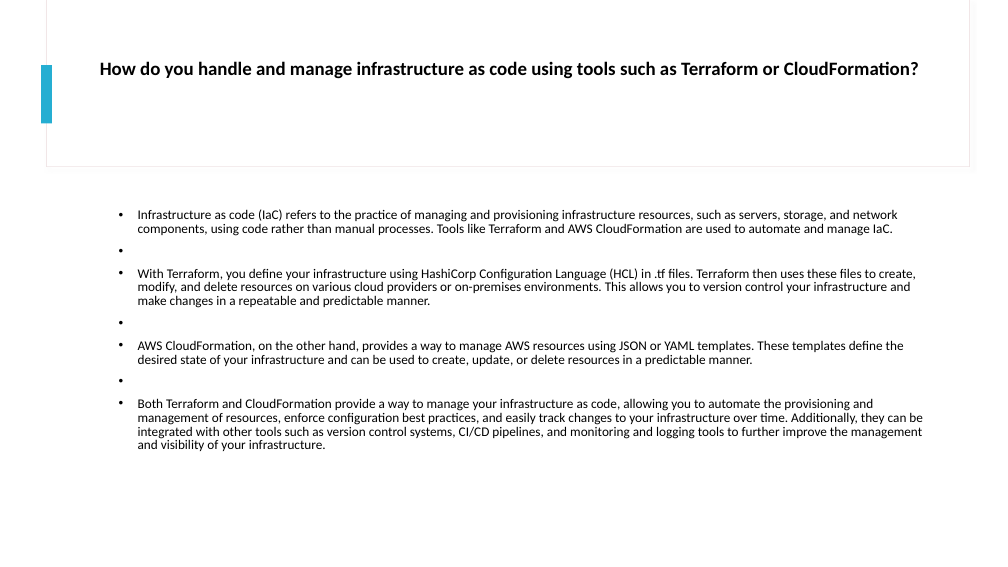
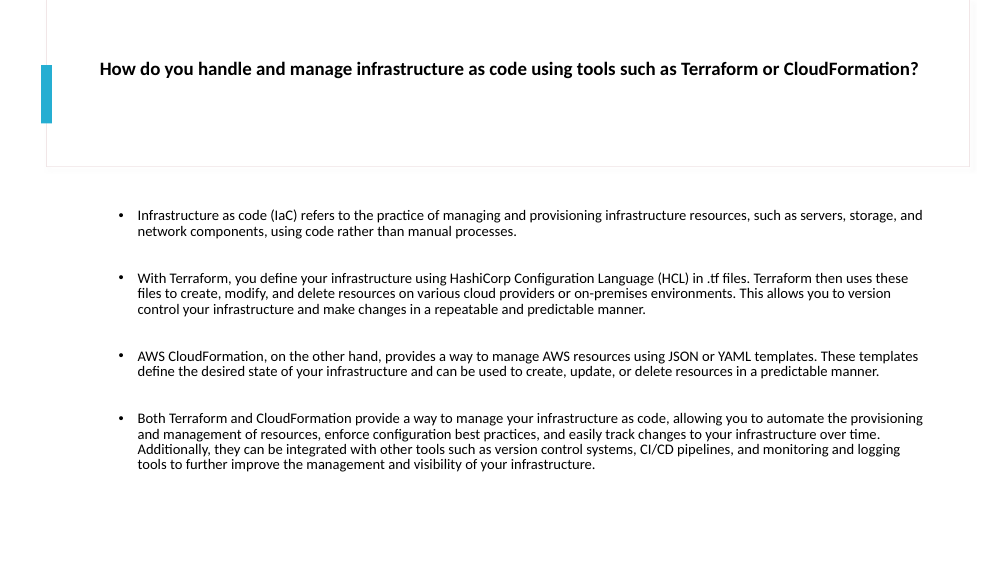
Before and after one commit to MasumMazid/Presentation_Ally_CI_CD, a slide deck: slide 9 of CI.CD.pptx. Drawn at 1008x567 pixels with LibreOffice and Linux fonts; fonts in the diff are those of the drawing. Boxes give left, top, right and bottom in pixels: in the first picture for what was removed or moved away, otherwise in the second. Text is boxed around its words. In the diff, an @@ line names an element or a change of style, - is before the commit and + after.

```diff
--- a/CI.CD.pptx
+++ b/CI.CD.pptx
@@ text at bbox=[138, 209, 922, 239]: text changed; size 12.6 to 13.9 pt @@
-• Infrastructure as code (IaC) refers to the practice of managing and provisioning infrastructure resources, such as servers, storage, and network components, using code rather than manual processes. Tools like Terraform and AWS CloudFormation are used to automate and manage IaC.
+• Infrastructure as code (IaC) refers to the practice of managing and provisioning infrastructure resources, such as servers, storage, and network components, using code rather than manual processes.
@@ text at bbox=[138, 272, 923, 472]: size 12.6 to 13.9 pt in "With Terraform, you define your infrastructure using ...", "AWS CloudFormation, on the other hand, provides ...", "Both Terraform and CloudFormation provide a way ..." @@
```
Also in this commit, not shown: 6 other slides changed.
